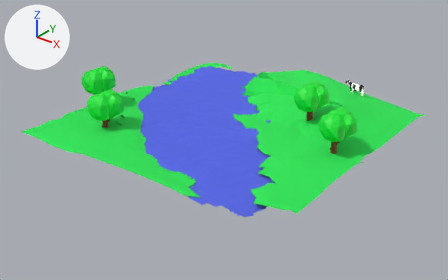
The glTF model proyecto-grupo-14/public/models-3d/Green.glb: old version first, new version second.
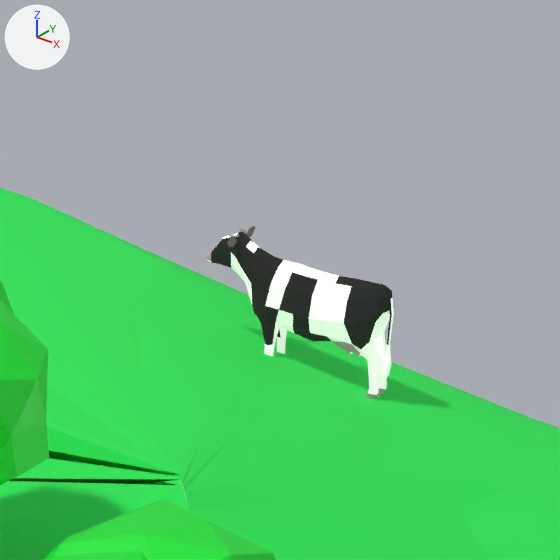
The first picture shows the older version from a 50 mm camera at (11.1, -14.36, 8.14) aimed at (-0.01, -0.48, -0.47). The close-ups show both versions on the part from 72% to 85% of the width and 20% to 40% of the height of that picture; other places that the commit changed are outside them. Arrows for +X, +Y and +Z are at upper left; the lights stay in place. Where no turn or scale is listed for an object, it has been applied to the vertices. Vertices at the same position are counted once.

Script lines for the objects in view, before the commit:
```python
me_icosphere_001 = bpy.data.meshes.new('Icosphere.001')
me_icosphere_001.from_pydata(...)  # 168 vertices, 320 faces; spans x -0.649..0.329, y -0.67..0.489, z -0.495..0.385
me_icosphere_001.materials.append(mat_material_001)  # green #00e732
me_icosphere_002 = bpy.data.meshes.new('Icosphere.002')
me_icosphere_002.from_pydata(...)  # 168 vertices, 320 faces; spans x -0.649..0.329, y -0.67..0.489, z -0.495..0.385
me_icosphere_002.materials.append(mat_material_003)  # green #00e732
me_plane_001 = bpy.data.meshes.new('Plane.001')
me_plane_001.from_pydata(...)  # 656 vertices, 1327 faces; spans x -0.43..0.293, y -0.1..0.096, z -0.282..0.191
# faces by material slot: [543, 160, 32, 210, 78, 304]
me_plane_001.materials.append(mat_bijelefleke)  # white #fcfcf1
me_plane_001.materials.append(mat_uha)  # dark grey #555452
me_plane_001.materials.append(mat_nos)  # pink #a78793
me_plane_001.materials.append(mat_rogovi)  # brown #7a6f66
me_plane_001.materials.append(mat_cice)  # grey #9a8588
me_plane_001.materials.append(mat_crnetocke)  # black #181818
ob_13cow_001 = bpy.data.objects.new('13cow.001', me_plane_001)
ob_13cow_001.location = (2.267, 3.835, 0.571)
ob_icosphere = bpy.data.objects.new('Icosphere', me_icosphere_001)
ob_icosphere.location = (2.31, 1.219, 1.089)
ob_icosphere_001 = bpy.data.objects.new('Icosphere.001', me_icosphere_002)
ob_icosphere_001.location = (3.829, 0.153, 0.948)
# also in view: 'Ground_Landscape' at (-0.07, -0.02, -0.07)
```
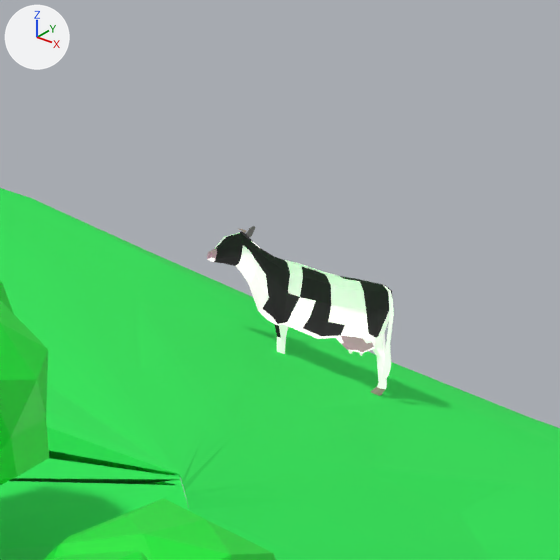
Location of each change, [x1, y1, x2, y2] in pixels of the close-ups (560 x 560 px):
'13cow.001', reshaped: before [206, 226, 394, 399]; after [207, 226, 394, 396]
part 1 of me_plane_001, deleted: before [206, 232, 394, 399]

Diff of the bpy script that builds the scene:
```diff
--- a/proyecto-grupo-14/public/models-3d/Green.glb.py
+++ b/proyecto-grupo-14/public/models-3d/Green.glb.py
@@ me_plane_001 @@
 # used by ob_13cow_001; location = (2.267, 3.835, 0.571)
-me_plane_001.from_pydata(...)  # 656 vertices, 1327 faces; spans x -0.43..0.293, y -0.1..0.096, z -0.282..0.191
+me_plane_001.from_pydata(...)  # 360 vertices, 675 faces; spans x -0.43..0.293, y -0.002..0.096, z -0.282..0.191
+# me_plane_001 part 1: 296 vertices removed from x -0.428..0.283, y -0.1..0.001, z -0.282..0.191
 me_plane_001.materials.append(mat_bijelefleke)
```
